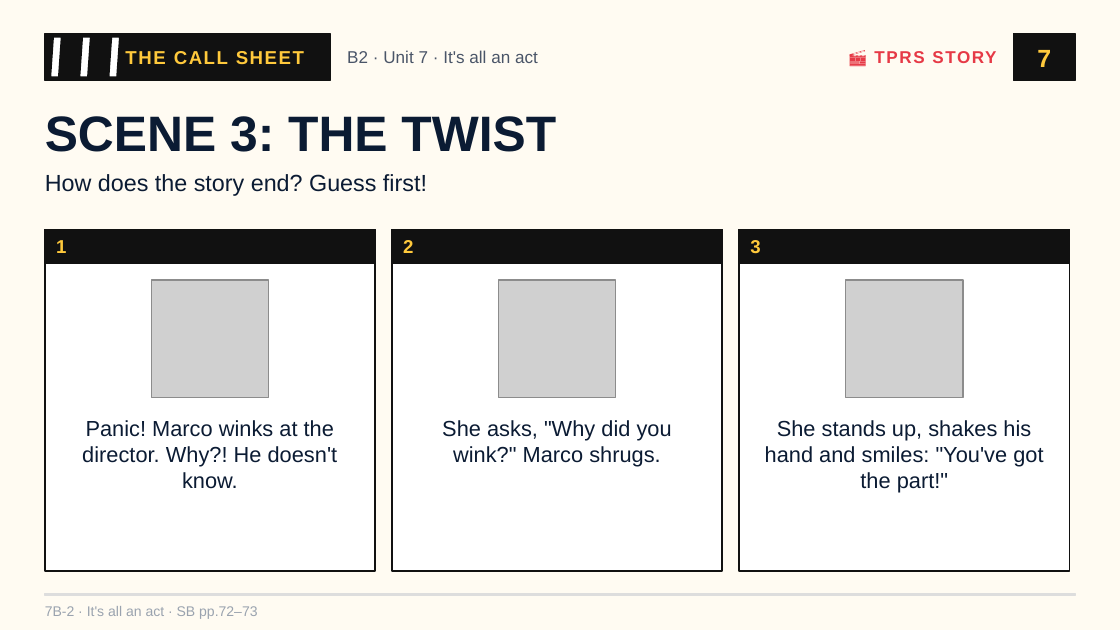
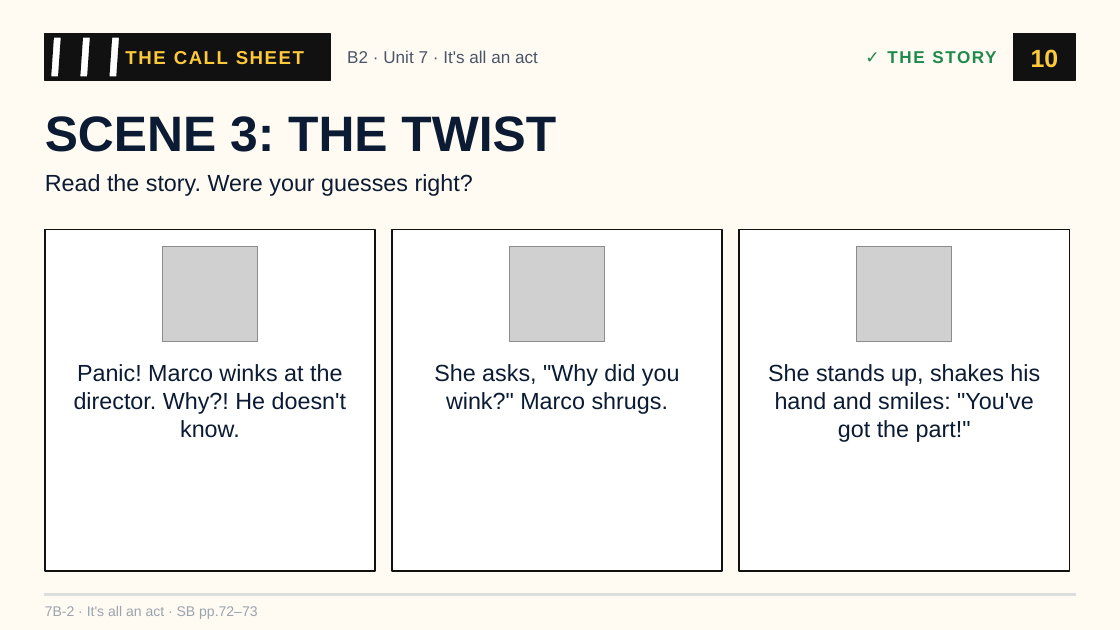
Before and after one commit to londonlanguageschool/Bagheria-, a slide deck: slide 10 of materials/B2/B2_7B-2_Its_all_an_act.pptx (slide 7 before the commit). Drawn at 1120x630 pixels with LibreOffice and Linux fonts; fonts in the diff are those of the drawing; grey boxes stand for pictures. Boxes give left, top, right and bottom in pixels: in the first picture for what was removed or moved away, otherwise in the second. Text is boxed around its words. In the diff, an @@ line names an element or a change of style, - is before the commit and + after.

```diff
--- a/materials/B2/B2_7B-2_Its_all_an_act.pptx
+++ b/materials/B2/B2_7B-2_Its_all_an_act.pptx
@@ text at <box>887,51,996,63</box>: text changed; text colour #E63946 to #1E8A4C @@
-🎬 TPRS STORY
+✓ THE STORY
@@ text at <box>1031,49,1059,68</box>: text changed @@
-7
+10
@@ text at <box>45,174,473,196</box>: text changed @@
-How does the story end? Guess first!
+Read the story. Were your guesses right?
@@ rectangle removed at <box>45,230,375,263</box> @@
@@ rectangle removed at <box>392,230,722,263</box> @@
@@ rectangle removed at <box>739,230,1070,263</box> @@
@@ text removed at <box>56,240,66,253</box> @@
-1
@@ picture: place and size @@
-picture at <box>151,280,269,398</box>
+picture at <box>162,246,258,342</box>
@@ text removed at <box>403,240,413,253</box> @@
-2
@@ picture: place and size @@
-picture at <box>498,280,616,398</box>
+picture at <box>510,246,605,342</box>
@@ text removed at <box>750,240,760,254</box> @@
-3
@@ picture: place and size @@
-picture at <box>846,280,963,398</box>
+picture at <box>857,246,952,342</box>
@@ text "Panic! Marco winks at the ...": place and size @@
-text "Panic! Marco winks at the ..." at <box>82,420,338,489</box>
+text "Panic! Marco winks at the ..." at <box>74,364,346,438</box>
@@ text "She asks, "Why did you ...": place and size @@
-text "She asks, "Why did you ..." at <box>442,420,672,467</box>
+text "She asks, "Why did you ..." at <box>434,364,680,414</box>
@@ size 14 to 15 pt in 3 elements at <box>74,364,346,438</box>, <box>434,364,680,414</box>, <box>768,364,1040,442</box> @@
@@ text "She stands up, shakes his ...": place and size @@
-text "She stands up, shakes his ..." at <box>765,420,1043,493</box>
+text "She stands up, shakes his ..." at <box>768,364,1040,442</box>
```
Also in this commit, not shown: 15 other slides changed, 3 slides added, 27 other files.
